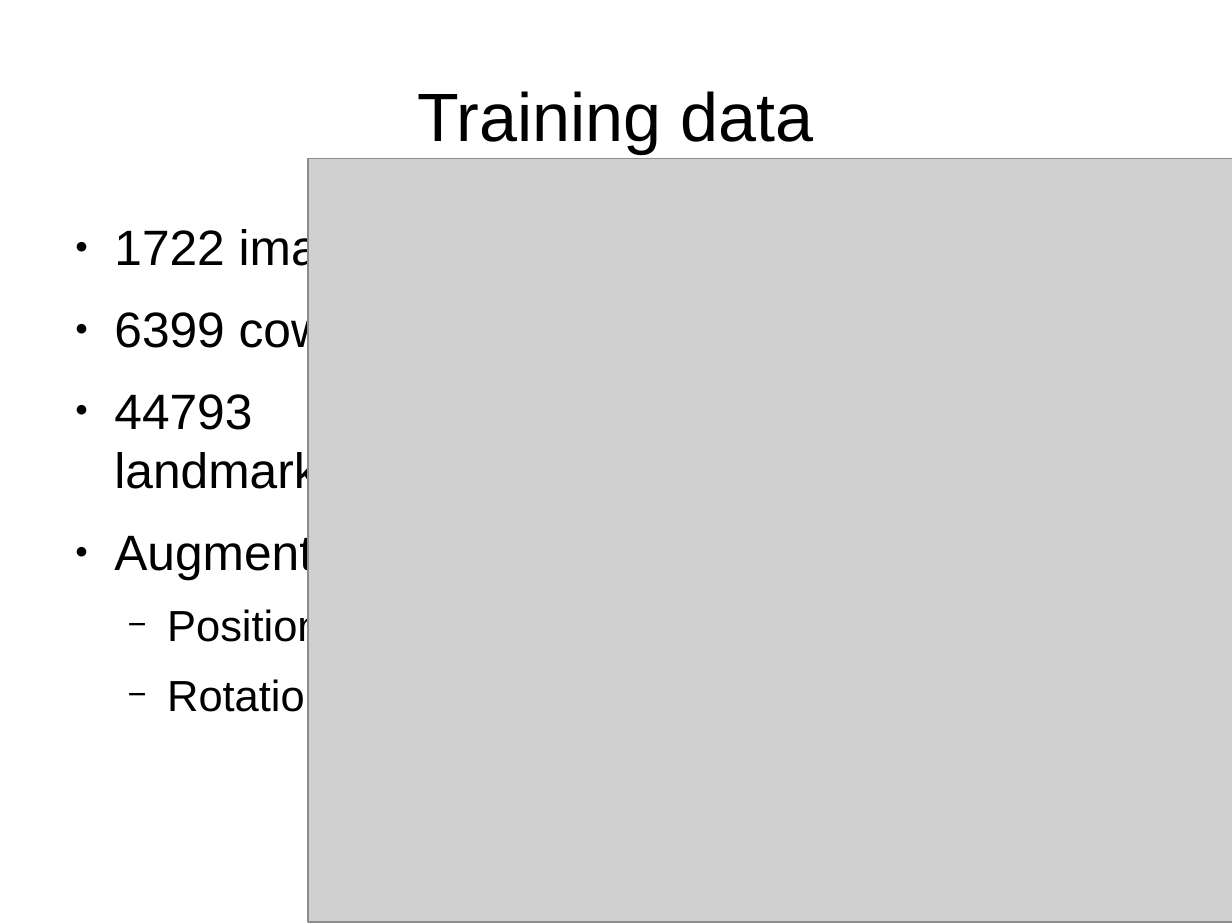
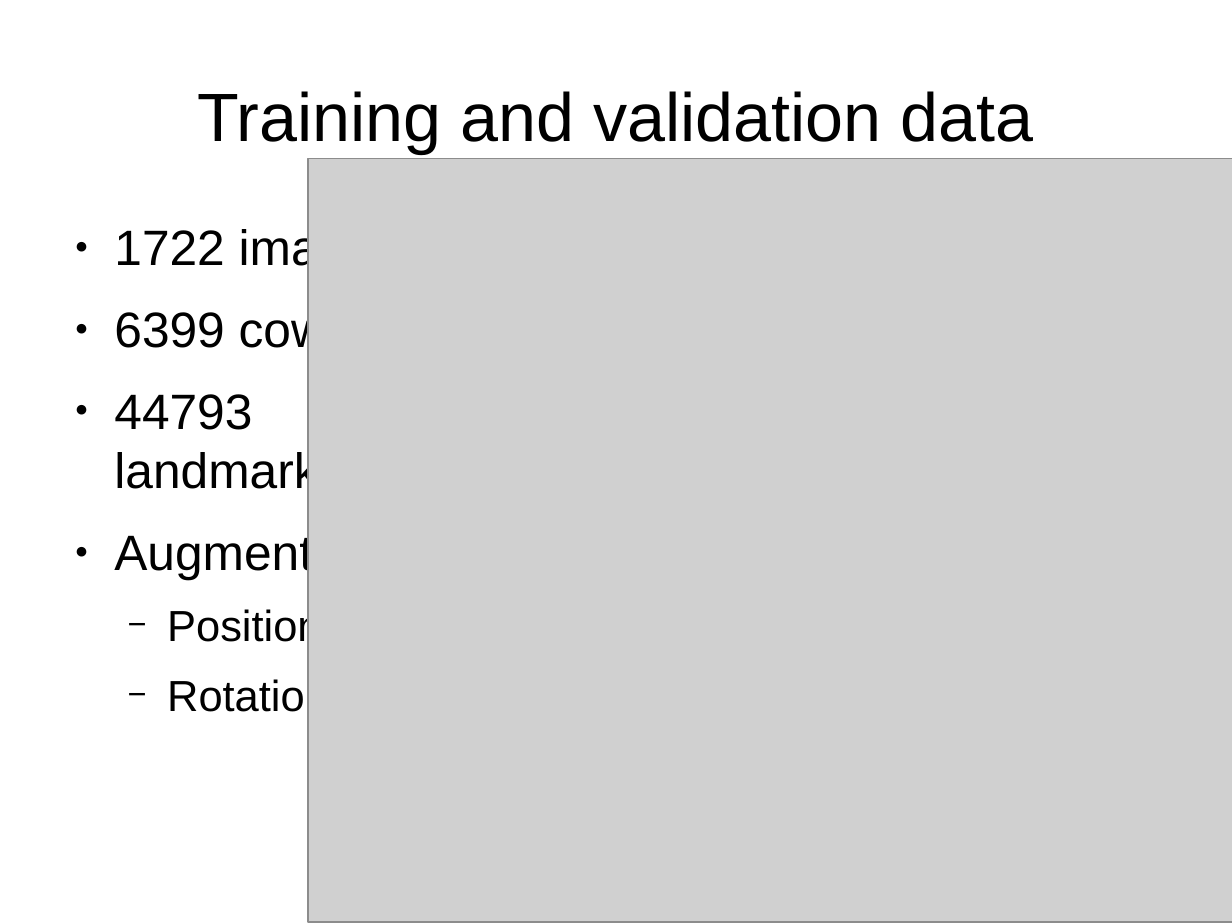
Before and after one commit to hakanardo/cow_watchdog, a slide deck: slide 7 of slides.odp. Drawn at 1232x924 pixels with LibreOffice and Linux fonts; fonts in the diff are those of the drawing; grey boxes stand for pictures. Boxes give left, top, right and bottom in pixels: in the first picture for what was removed or moved away, otherwise in the second. Text is boxed around its words. In the diff, an @@ line names an element or a change of style, - is before the commit and + after.

```diff
--- a/slides.odp
+++ b/slides.odp
@@ title at (197, 91, 1033, 153): text changed @@
-Training data
+Training and validation data
```
Also in this commit, not shown: 1 slide added, 2 other files.
